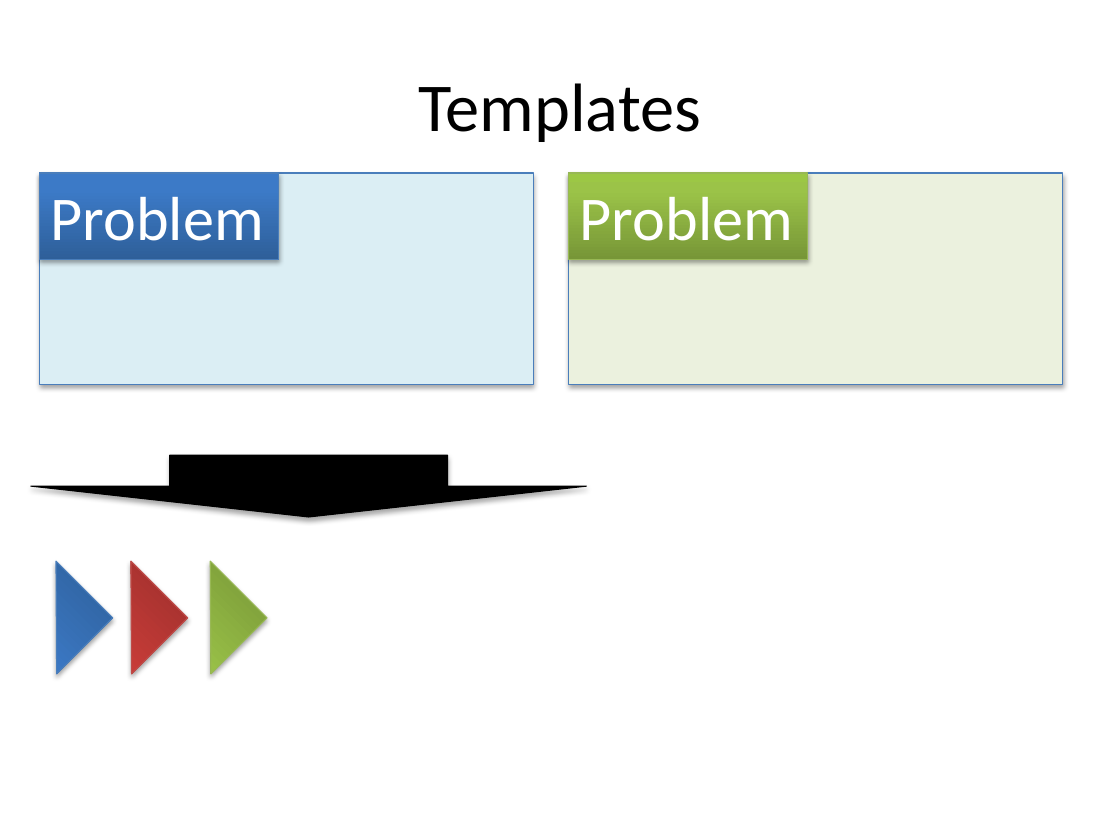
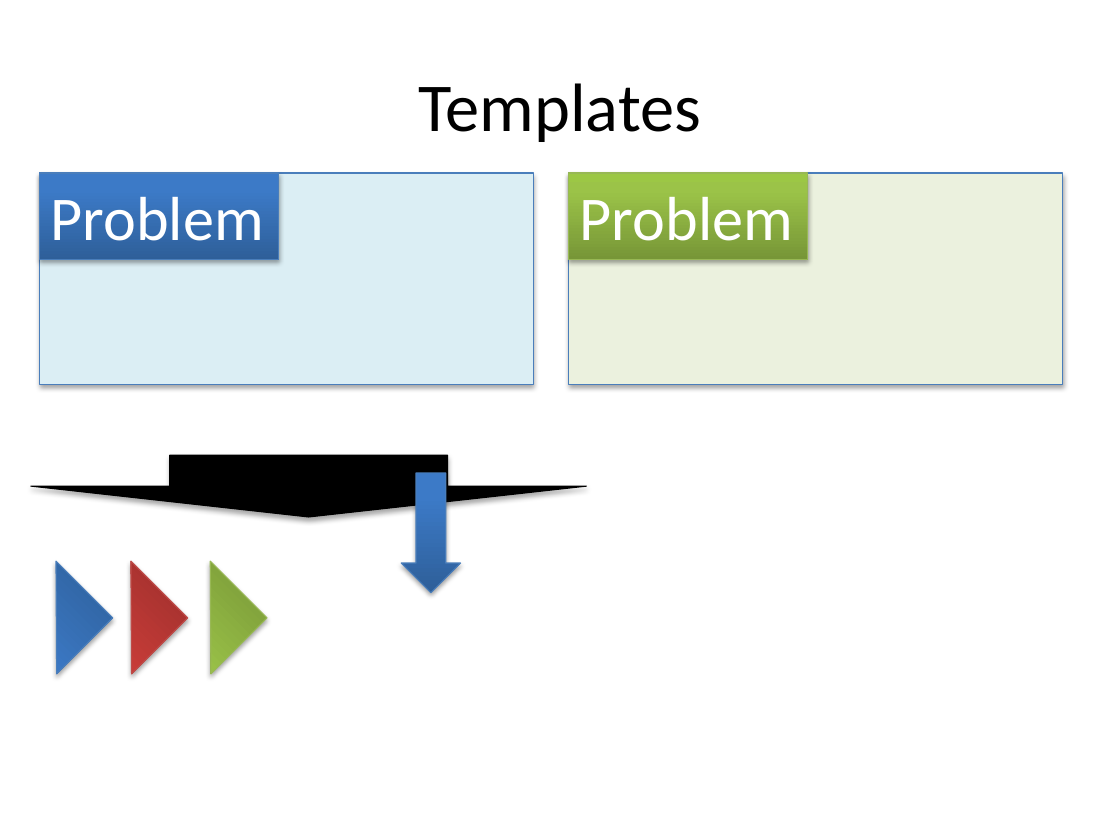
Before and after one commit to ryotaro/pyconjp2012slide, a slide deck: slide 32 of master/Fundamental Technologies Used in PyPy JIT Compiler.pptx (slide 20 before the commit). Drawn at 1120x840 pixels with LibreOffice and Linux fonts; fonts in the diff are those of the drawing. Boxes give left, top, right and bottom in pixels: in the first picture for what was removed or moved away, otherwise in the second. Text is boxed around its words. In the diff, an @@ line names an element or a change of style, - is before the commit and + after.

```diff
--- a/master/Fundamental Technologies Used in PyPy JIT Compiler.pptx
+++ b/master/Fundamental Technologies Used in PyPy JIT Compiler.pptx
@@ down arrow added at [401,473,460,592], fill gradient #2F5F99 to #3D7CC7 to #3A7CCB, outline #4B7EBC 0.75 pt @@
```
Also in this commit, not shown: 4 other slides changed, 14 slides added, 2 slides removed.
